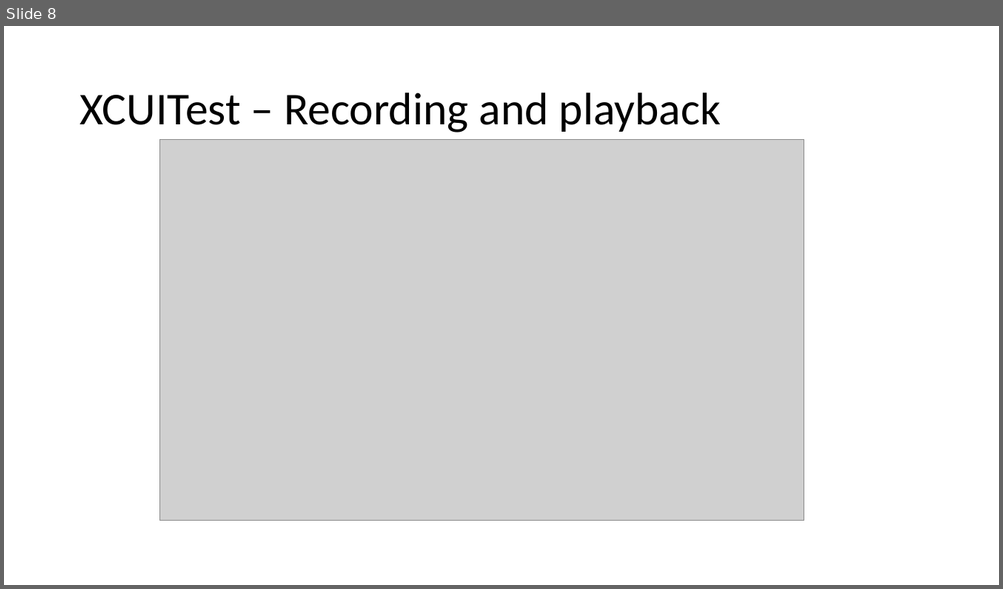
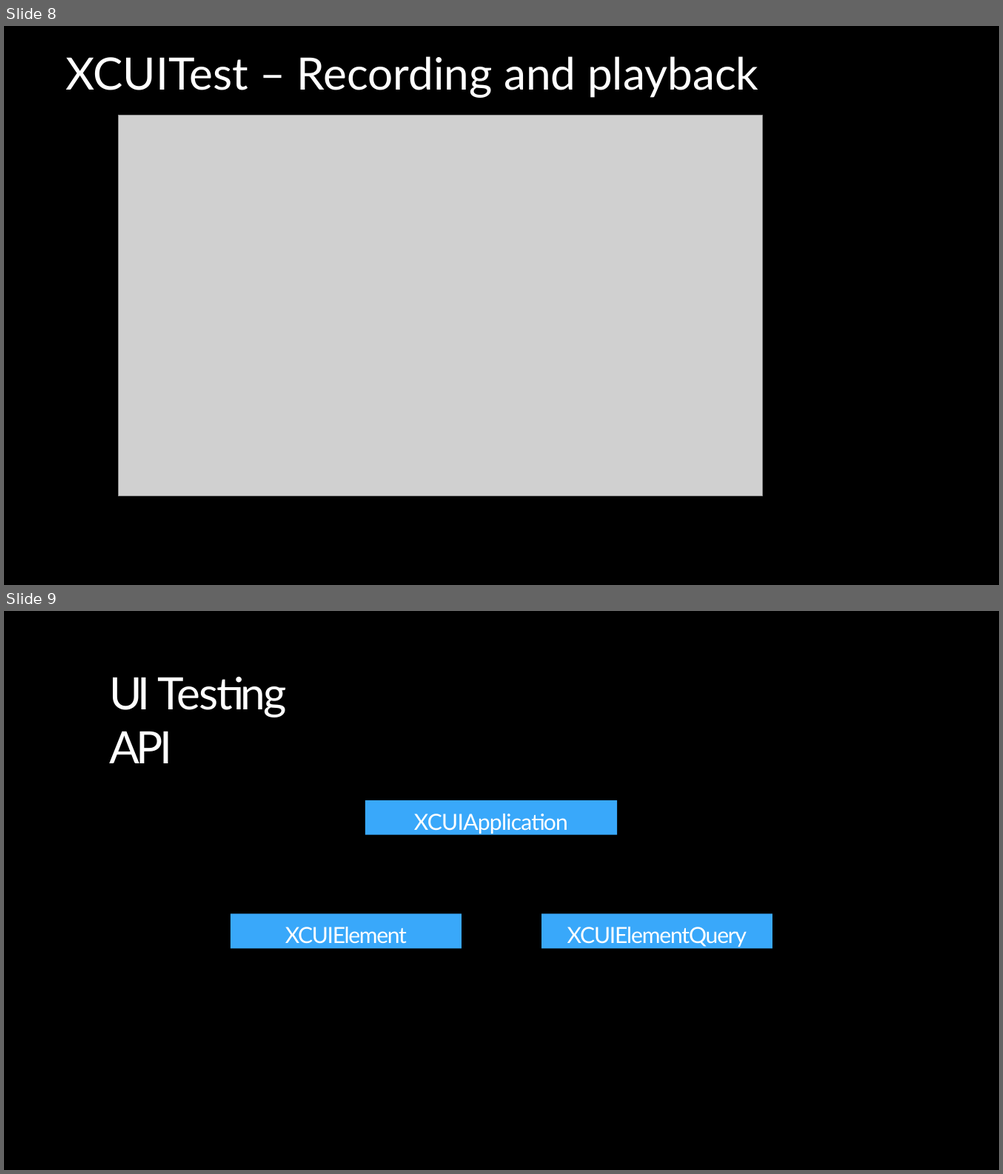
Before and after one commit to vfa-cancc/simpleapp, a slide deck: document/VFA-iOS-testing.pptx. Shown one above the other, each under a label of ours: slide 8 before the commit, slides 8 and 9 after it. The pictures are 1003x589 and 1003x1174 pixels, drawn with LibreOffice and Linux fonts; fonts in the diff are those of the drawing; grey boxes stand for pictures. Boxes give left, top, right and bottom in pixels: in the first picture for what was removed or moved away, otherwise in the second. Text is boxed around its words. In the diff, an @@ line names an element or a change of style, - is before the commit and + after.

```diff
--- a/document/VFA-iOS-testing.pptx
+++ b/document/VFA-iOS-testing.pptx
@@ slide 9 added at (4,611,999,1170), background #FFFFFF; not listed: 1 template element that a slide beside it also shows @@
@@ title added at (109,676,287,763), 43.1 pt, text #FFFFFF @@
+UI Testing API
@@ rectangle added at (365,800,617,834), fill #39A8FA, 21.6 pt, text #FFFFFF @@
+XCUIApplication
@@ rectangle added at (231,914,461,949), fill #39A8FA, 21.6 pt, text #FFFFFF @@
+XCUIElement
@@ rectangle added at (541,914,771,949), fill #39A8FA, 21.6 pt, text #FFFFFF @@
+XCUIElementQuery
@@ slide 8 changed as well @@
@@ freeform shape added at (4,26,999,585), fill #000000 @@
@@ title "XCUITest – Recording and playback": place and size @@
-title "XCUITest – Recording and playback" at (79,93,720,133)
+title "XCUITest – Recording and playback" at (65,56,759,98)
@@ title "XCUITest – Recording and playback" at (65,56,759,98): size 44 to 43.1 pt, font Calibri to Lato, text colour #000000 to #FFFFFF; line spacing 0.9 to 1; vertical alignment middle to top @@
@@ picture: place and size @@
-picture at (160,139,804,520)
+picture at (118,115,762,496)
```
Also in this commit, not shown: 14 other slides changed, 12 other slides added, 1 slide removed, 1 other file.
